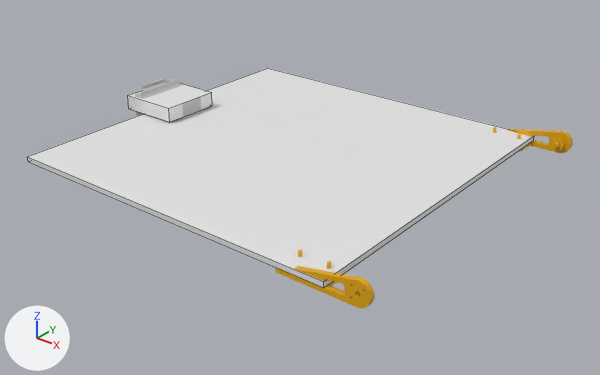
The Blender file Miscellaneous/PitRanger/Panel.blend as it was, and as the next commit left it.
Rendered twice from a camera (50 mm lens) standing at (0.353, -0.751, 0.411) and looking at (-0.235, -0.016, -0.045). The axes (+X, +Y, +Z) are drawn at lower left. The lights are the same throughout. Mesh edges are drawn as thin lines on the coarser meshes.

Names of what the first picture shows: 'Cube', 'Cube.001', 'PitRangerEM v2 6-16.256', 'PitRangerEM v2 6-16.257'.
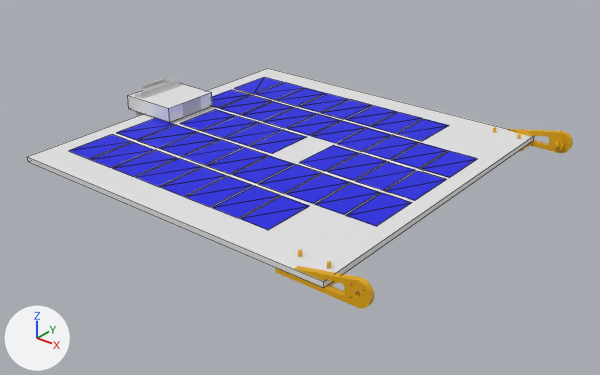
What the commit changed:
Mesh me_pitrangerem_v2_6_16_002 is new.
It has 612 vertices, 588 faces and spans x -0.208..0.202, y -0.184..0.189, z 0.0.
It uses material mat_material_006 (its picture is missing).
Object 'PitRangerEM v2 6-16.002' (ob_pitrangerem_v2_6_16_002) is new; it shows me_pitrangerem_v2_6_16_002.
Its location is (-0.2616, -0.0012, -0.0012).

What differs and where, as boxes (x1, y1, x2, y2) in the pictures (600 x 375 px):
'PitRangerEM v2 6-16.002', added (blue): after (69, 77, 477, 230)
